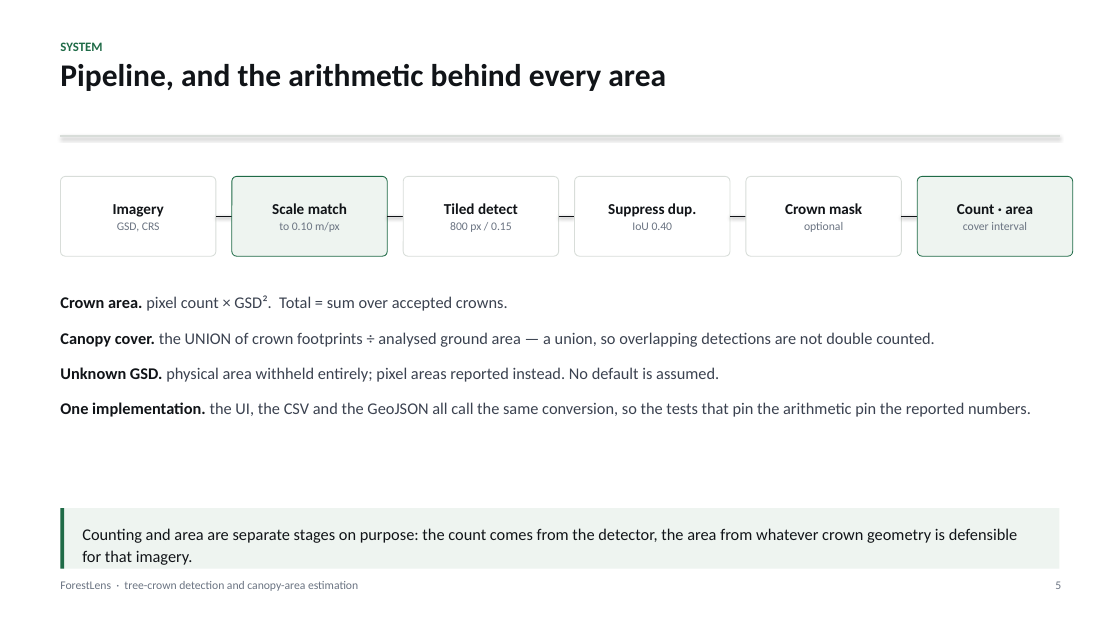
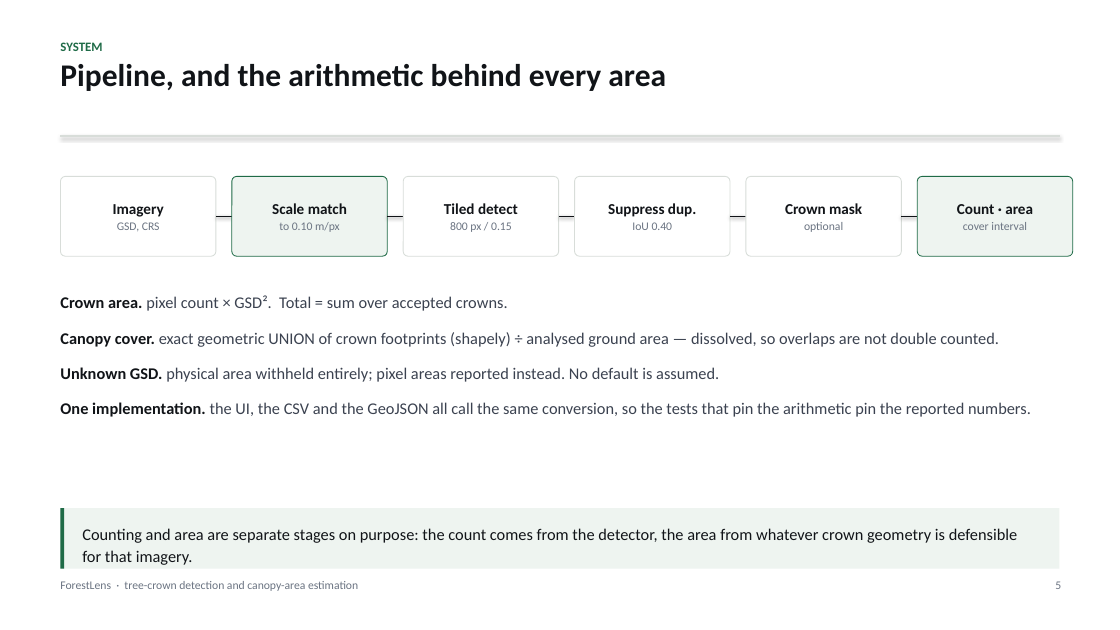
Before and after one commit to RAVIYADAV6522/forestlens, a slide deck: slide 5 of docs/report/ForestLens-deck.pptx. Drawn at 1120x630 pixels with LibreOffice and Linux fonts; fonts in the diff are those of the drawing. Boxes give left, top, right and bottom in pixels: in the first picture for what was removed or moved away, otherwise in the second. Text is boxed around its words. In the diff, an @@ line names an element or a change of style, - is before the commit and + after.

```diff
--- a/docs/report/ForestLens-deck.pptx
+++ b/docs/report/ForestLens-deck.pptx
@@ text at bbox=[60, 332, 999, 347]: text changed @@
-Canopy cover. the UNION of crown footprints ÷ analysed ground area — a union, so overlapping detections are not double counted.
+Canopy cover. exact geometric UNION of crown footprints (shapely) ÷ analysed ground area — dissolved, so overlaps are not double counted.
```
Also in this commit, not shown: 3 other slides changed, 6 other files.
